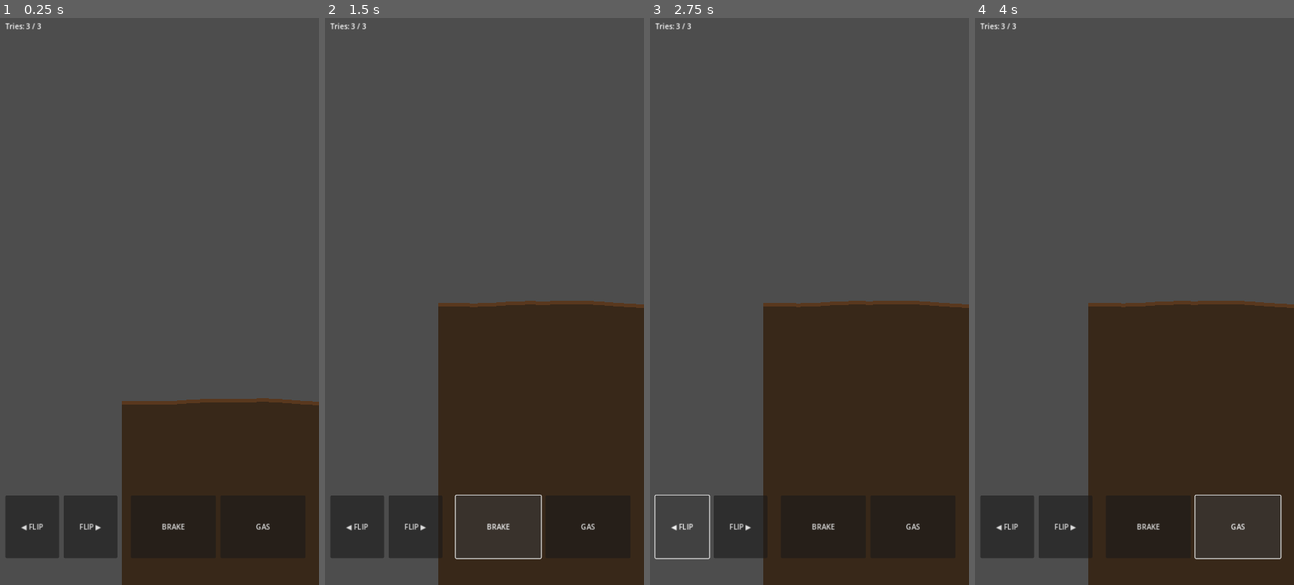
Above: before the commit, frames 1-4 (left to right).
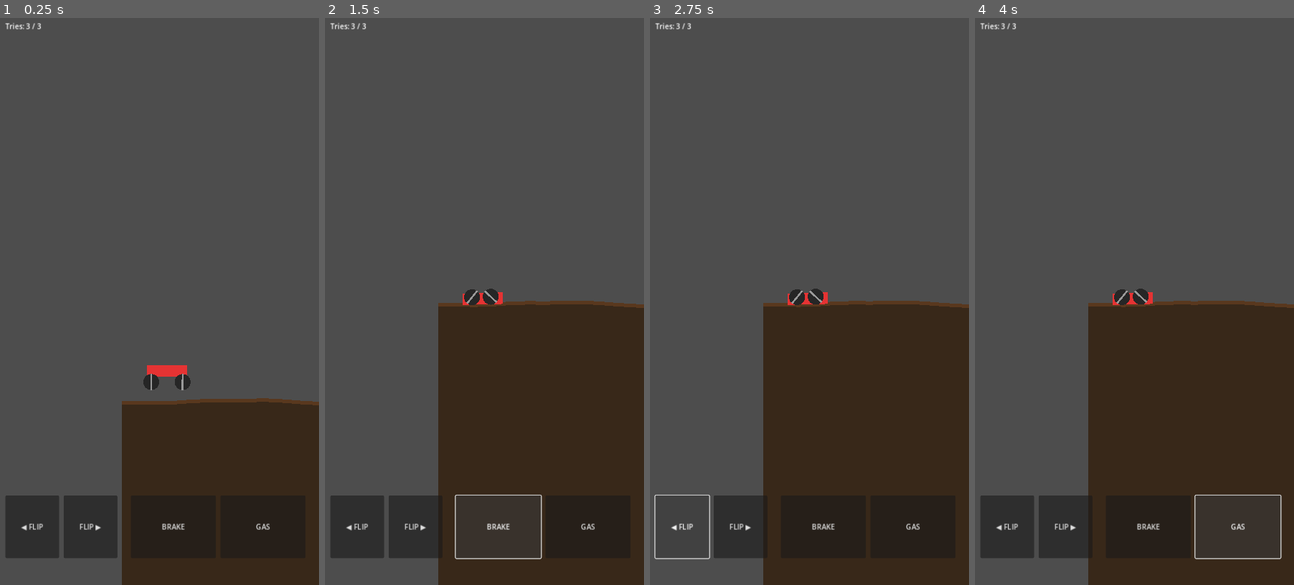
Above: after the commit, the same moments.

Repository: PalKelly/RoughRider
Game: Godot game, scene res://scenes/Main.tscn
The game is run twice, just before and just after one commit, with the same random seed, the same clock (stepped at 60 frames per second) and the same inputs.
Inputs:
- Up to frame 1 (0.25 s): no input
- Up to frame 2 (1.5 s): click "GAS" at 0.5 s; click "BRAKE" at 1.25 s
- Up to frame 3 (2.75 s): click "◀ FLIP" at 2 s
- Up to frame 4 (4 s): click "FLIP ▶" at 2.75 s; click "GAS" at 3.5 s

The runs differ from the first frame. In frame 1, 0.5% of the frame differs, in the area x 44-60%, y 61-66%; in frame 2, 0.3%; in frame 3, 0.3%; in frame 4, 0.3%.

Commit message:
Enhance bike visuals with chassis and wheel polygons
Added visual components for chassis and wheels using Polygon2D.

Diff:
--- a/scripts/Bike.gd
+++ b/scripts/Bike.gd
@@ -35,6 +35,14 @@
 	chassis_rect.size = Vector2(90, 26)
 	chassis_shape.shape = chassis_rect
 	chassis.add_child(chassis_shape)
+
+	var chassis_visual := Polygon2D.new()
+	chassis_visual.polygon = PackedVector2Array([
+		Vector2(-45, -13), Vector2(45, -13), Vector2(45, 13), Vector2(-45, 13)
+	])
+	chassis_visual.color = Color(0.9, 0.2, 0.2)
+	chassis.add_child(chassis_visual)
+
 	add_child(chassis)
 
 	rear_wheel = _make_wheel("RearWheel", Vector2(-35, 25))
@@ -55,6 +63,24 @@
 	circle.radius = 18.0
 	shape.shape = circle
 	wheel.add_child(shape)
+
+	var wheel_visual := Polygon2D.new()
+	var points := PackedVector2Array()
+	var segments := 16
+	for i in range(segments):
+		var angle := (float(i) / segments) * TAU
+		points.append(Vector2(cos(angle), sin(angle)) * 18.0)
+	wheel_visual.polygon = points
+	wheel_visual.color = Color(0.15, 0.15, 0.15)
+	wheel.add_child(wheel_visual)
+
+	var spoke := Polygon2D.new()
+	spoke.polygon = PackedVector2Array([
+		Vector2(-2, -18), Vector2(2, -18), Vector2(2, 18), Vector2(-2, 18)
+	])
+	spoke.color = Color(0.6, 0.6, 0.6)
+	wheel.add_child(spoke)
+
 	var physmat := PhysicsMaterial.new()
 	physmat.friction = 1.6
 	wheel.physics_material_override = physmat
